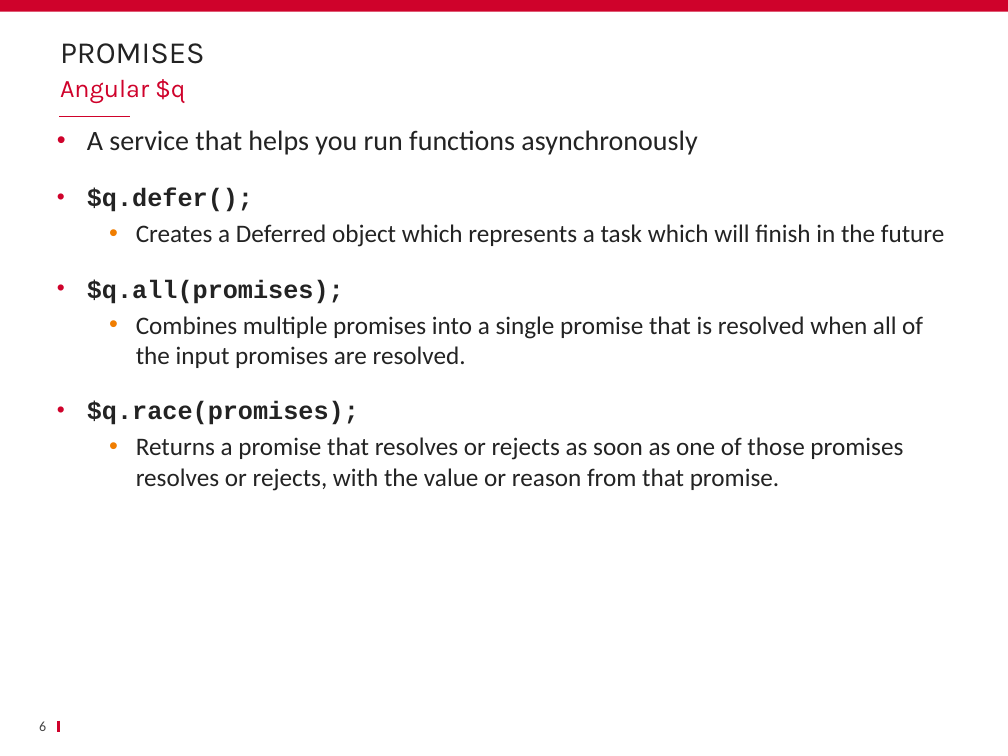
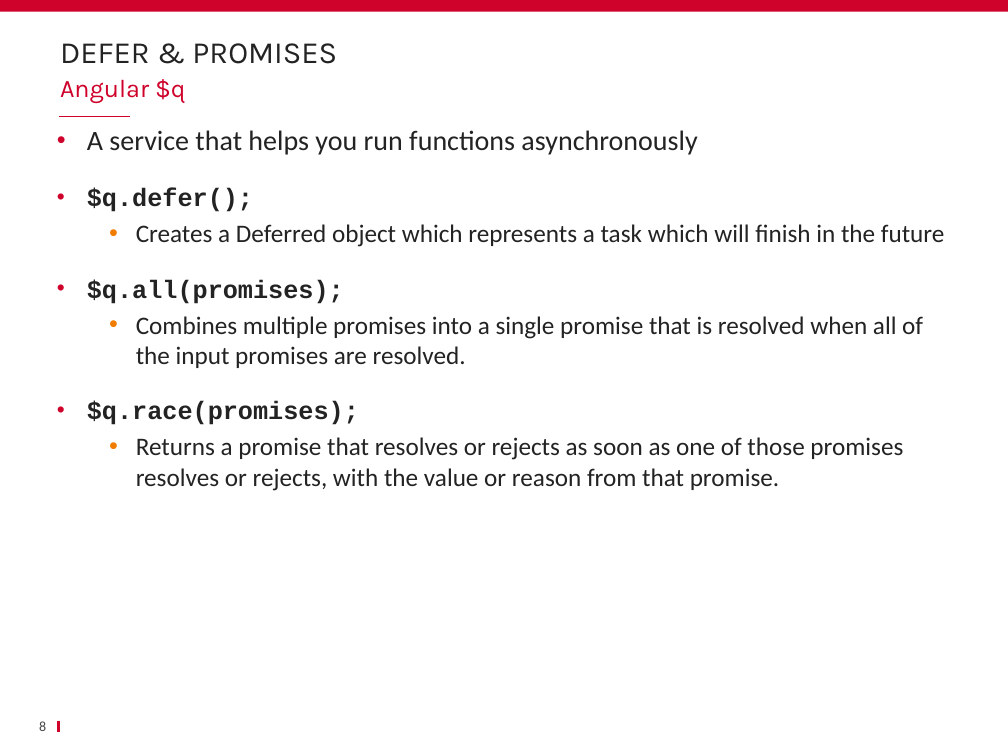
Before and after one commit to ycintre/formation-angularjs, a slide deck: slide 8 of 10 $q/$q.pptx (slide 6 before the commit). Drawn at 1008x756 pixels with LibreOffice and Linux fonts; fonts in the diff are those of the drawing; background and template pictures are left out. Boxes give left, top, right and bottom in pixels: in the first picture for what was removed or moved away, otherwise in the second. Text is boxed around its words. In the diff, an @@ line names an element or a change of style, - is before the commit and + after.

```diff
--- a/10 $q/$q.pptx
+++ b/10 $q/$q.pptx
@@ title at bbox=[60, 43, 337, 64]: text changed @@
-PROMISES
+DEFER & PROMISES
@@ page number at bbox=[39, 721, 46, 731]: text changed @@
-6
+8
```
Also in this commit, not shown: 6 other slides changed, 2 slides removed.
